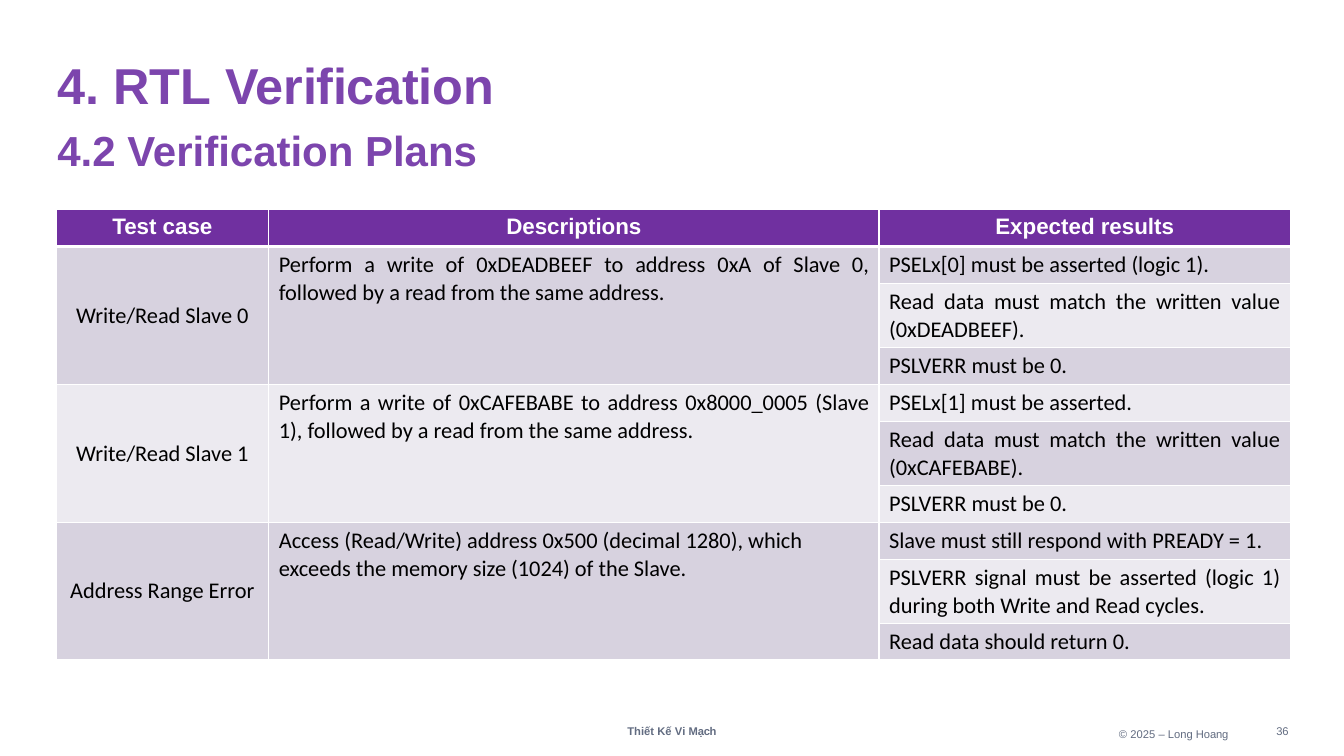
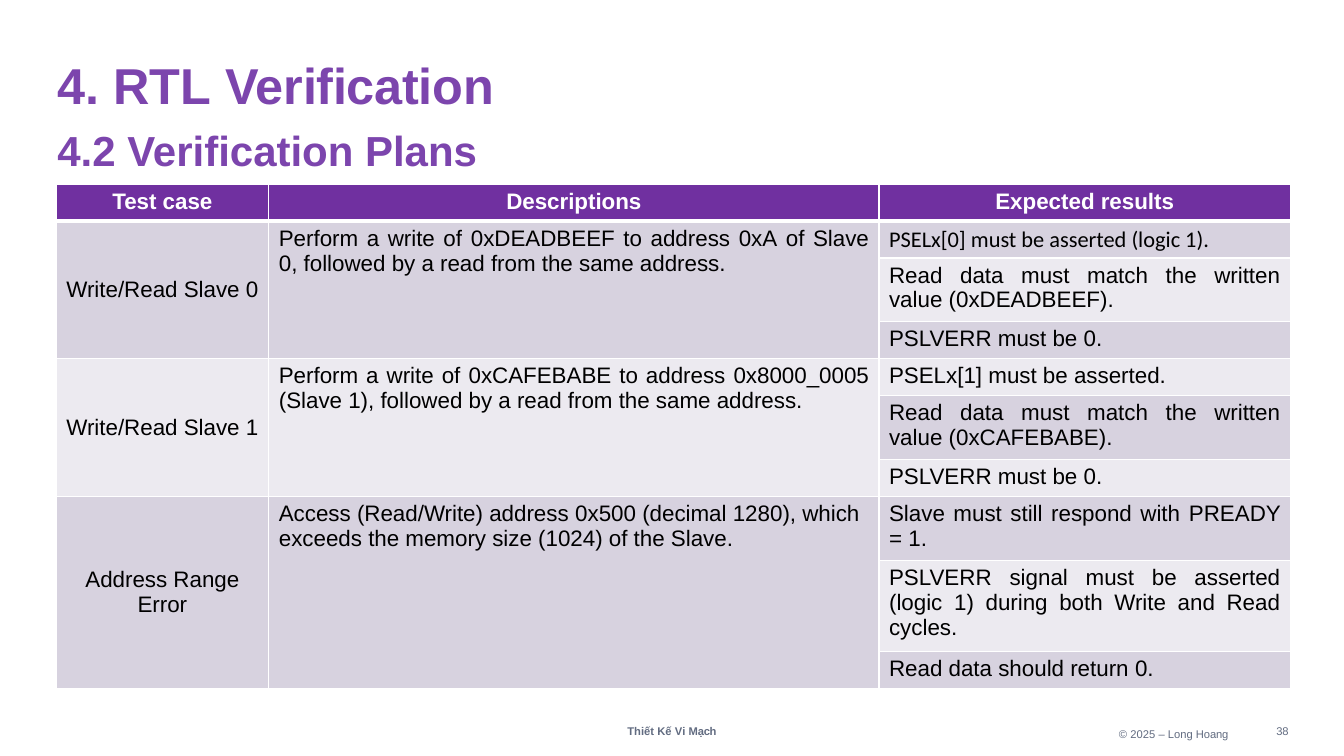
Before and after one commit to 106210049/AMBA-APB, a slide deck: slide 38 of Design Specifications/AMBA_ABP.pptx (slide 36 before the commit). Drawn at 1344x756 pixels with LibreOffice and Linux fonts; fonts in the diff are those of the drawing. Boxes give left, top, right and bottom in pixels: in the first picture for what was removed or moved away, otherwise in the second. Text is boxed around its words. In the diff, an @@ line names an element or a change of style, - is before the commit and + after.

```diff
--- a/Design Specifications/AMBA_ABP.pptx
+++ b/Design Specifications/AMBA_ABP.pptx
@@ table at <box>56,184,1291,688</box> @@
@@ font Calibri to Arial in "Write/Read Slave 0", "Perform a write of 0xDEADBEEF to address ...", "Read data must match the written value ...", "PSLVERR must be 0." and 10 more places @@
@@ table: place and size @@
-table at <box>56,210,1291,660</box>
+table at <box>56,184,1291,688</box>
```
Also in this commit, not shown: 3 other slides changed, 3 slides added, 1 other file.
